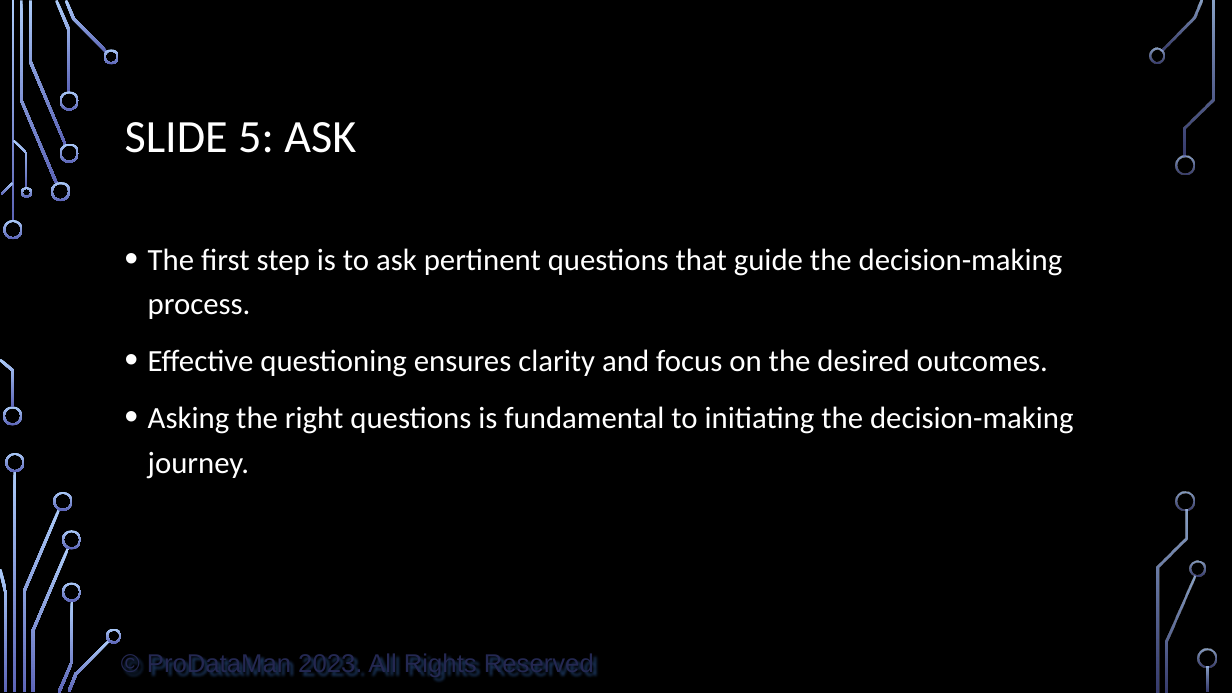
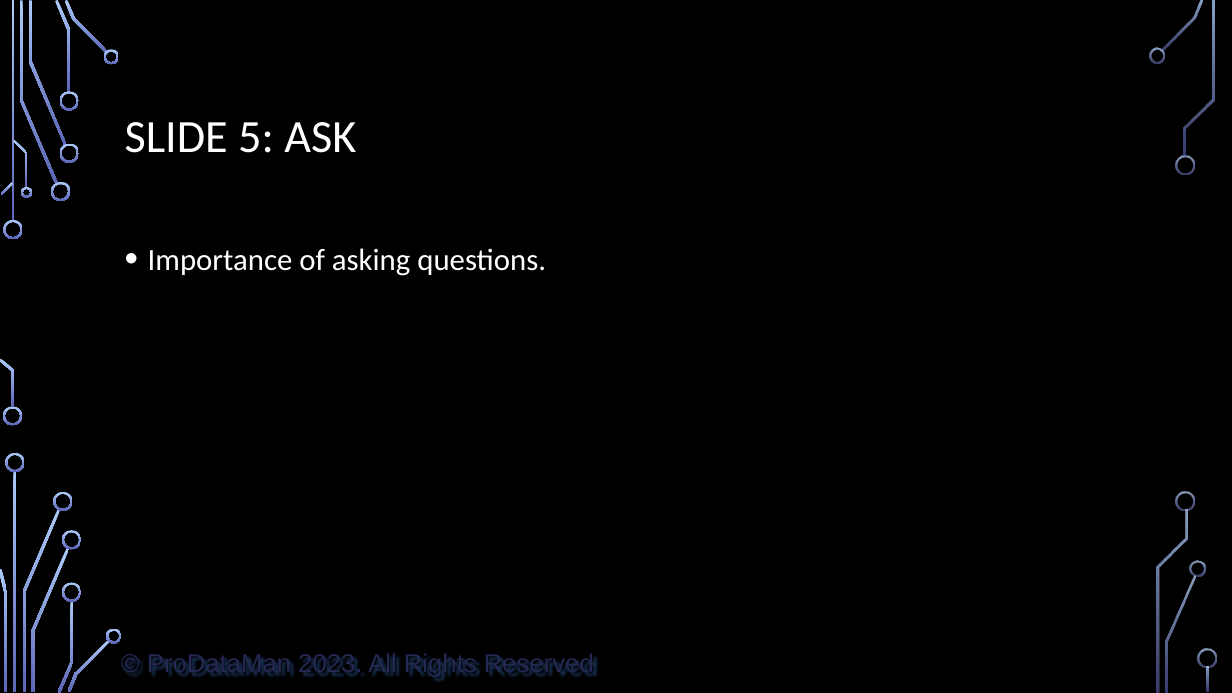
Before and after one commit to ProDataMan/Data-Literacy, a slide deck: slide 6 of Chapter09.pptx. Drawn at 1232x693 pixels with LibreOffice and Linux fonts; fonts in the diff are those of the drawing; background and template pictures are left out. Boxes give left, top, right and bottom in pixels: in the first picture for what was removed or moved away, otherwise in the second. Text is boxed around its words. In the diff, an @@ line names an element or a change of style, - is before the commit and + after.

```diff
--- a/Chapter09.pptx
+++ b/Chapter09.pptx
@@ text at (x1=148, y1=248, x2=546, y2=276): text changed @@
-• The first step is to ask pertinent questions that guide the decision-making process.
-• Effective questioning ensures clarity and focus on the desired outcomes.
-• Asking the right questions is fundamental to initiating the decision-making journey.
+• Importance of asking questions.
```
Also in this commit, not shown: 12 other slides changed, 1 other file.
